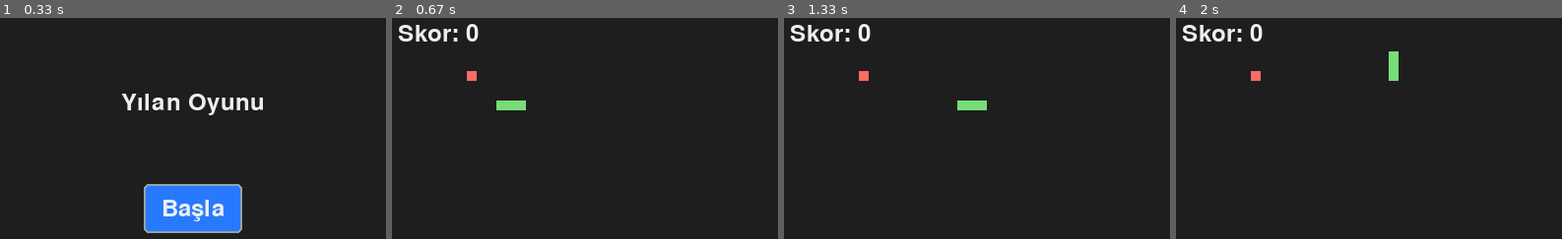
Above: before the commit, frames 1-4 (left to right).
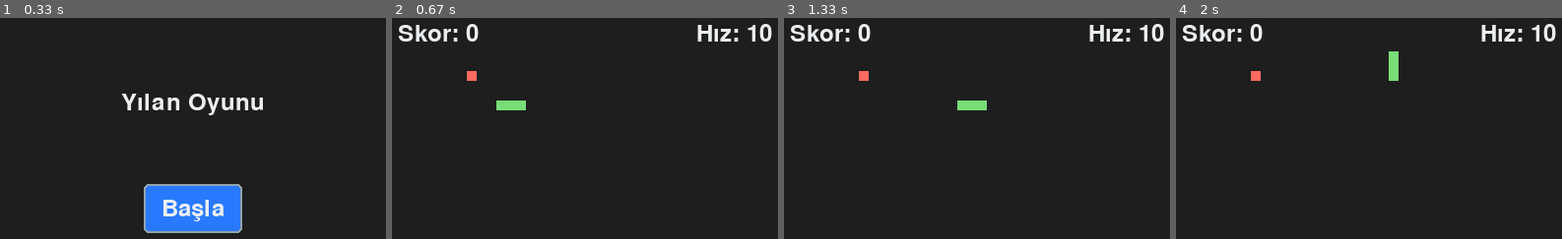
Above: after the commit, the same moments.

Repository: k0laa/Yilan_Oyunu_Pygame
Game: pygame game, started from main.py
Same seed, same stepped clock (60 frames per second), same inputs: the game is played once before the commit and once after it.
Inputs (mouse positions are in pixels of both pictures, inside the frame that each line leads up to):
- Up to frame 1 (0.33 s): no input
- Up to frame 2 (0.67 s): press the mouse at (585, 208) at 0.37 s; move the mouse to (631, 203) at 0.47 s; release the mouse at (673, 201) at 0.6 s
- Up to frame 3 (1.33 s): tap Enter at 0.67 s
- Up to frame 4 (2 s): hold Up 1.5-1.97 s

Frame 1 is identical in both runs. In frame 2, 0.7% of the frame differs, in the area x 79-99%, y 2-11%; in frame 3, 0.7%; in frame 4, 0.7%.

Commit message:
hız göstergesi eklendi

Diff:
--- a/main.py
+++ b/main.py
@@ -51,6 +51,7 @@
         yilan_ciz(ekran, yilan)
         yem_ciz(ekran, yem)
         skor_goster(ekran, skor)
+        hiz_goster(ekran, FPS)
         pygame.display.update()
         saat.tick(FPS)
 
--- a/ui.py
+++ b/ui.py
@@ -30,3 +30,7 @@
     if buton_rect.collidepoint(mouse_pos) and mouse_click[0]:
         return True
     return False
+
+def hiz_goster(ekran , hiz):
+    hiz_yazi = FONT.render(f"Hız: {hiz}", True, BEYAZ)  # Yazı rengi
+    ekran.blit(hiz_yazi, (GENISLIK - hiz_yazi.get_width() - 10, 10))
